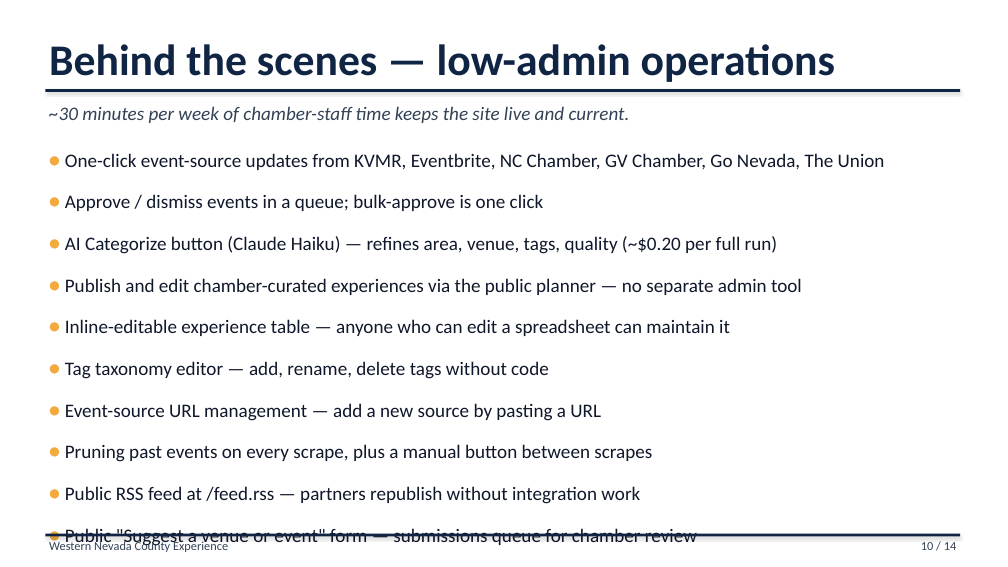
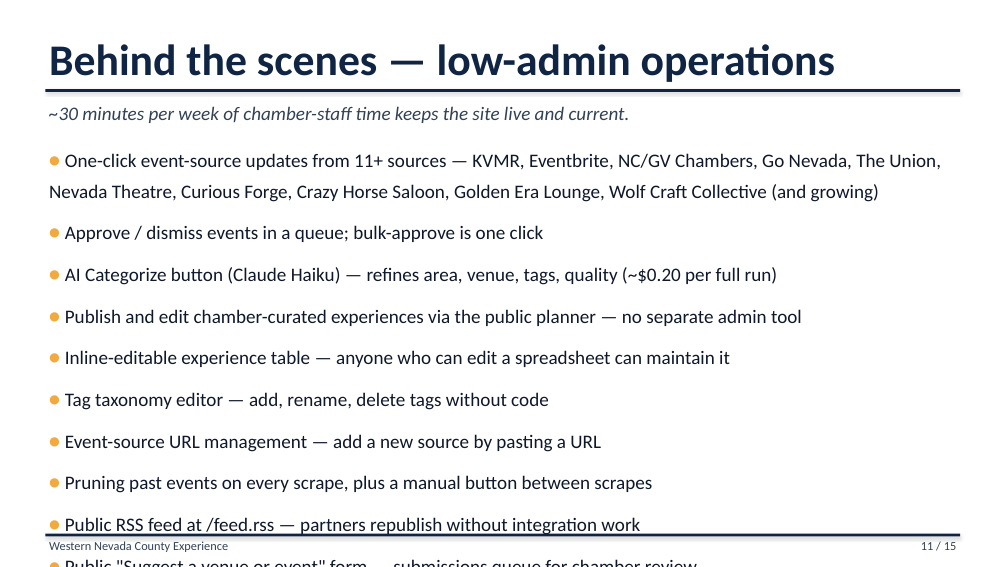
Before and after one commit to liammlrb-eng/nevada-county-experiences, a slide deck: slide 11 of demo_pitch.pptx (slide 10 before the commit). Drawn at 1008x567 pixels with LibreOffice and Linux fonts; fonts in the diff are those of the drawing. Boxes give left, top, right and bottom in pixels: in the first picture for what was removed or moved away, otherwise in the second. Text is boxed around its words. In the diff, an @@ line names an element or a change of style, - is before the commit and + after.

```diff
--- a/demo_pitch.pptx
+++ b/demo_pitch.pptx
@@ text at [49,153,941,202]: text changed @@
-• One-click event-source updates from KVMR, Eventbrite, NC Chamber, GV Chamber, Go Nevada, The Union
+• One-click event-source updates from 11+ sources — KVMR, Eventbrite, NC/GV Chambers, Go Nevada, The Union, Nevada Theatre, Curious Forge, Crazy Horse Saloon, Golden Era Lounge, Wolf Craft Collective (and growing)
@@ text at [921,542,956,550]: text changed @@
-10 / 14
+11 / 15
```
Also in this commit, not shown: 12 other slides changed, 1 slide added, 3 other files.
